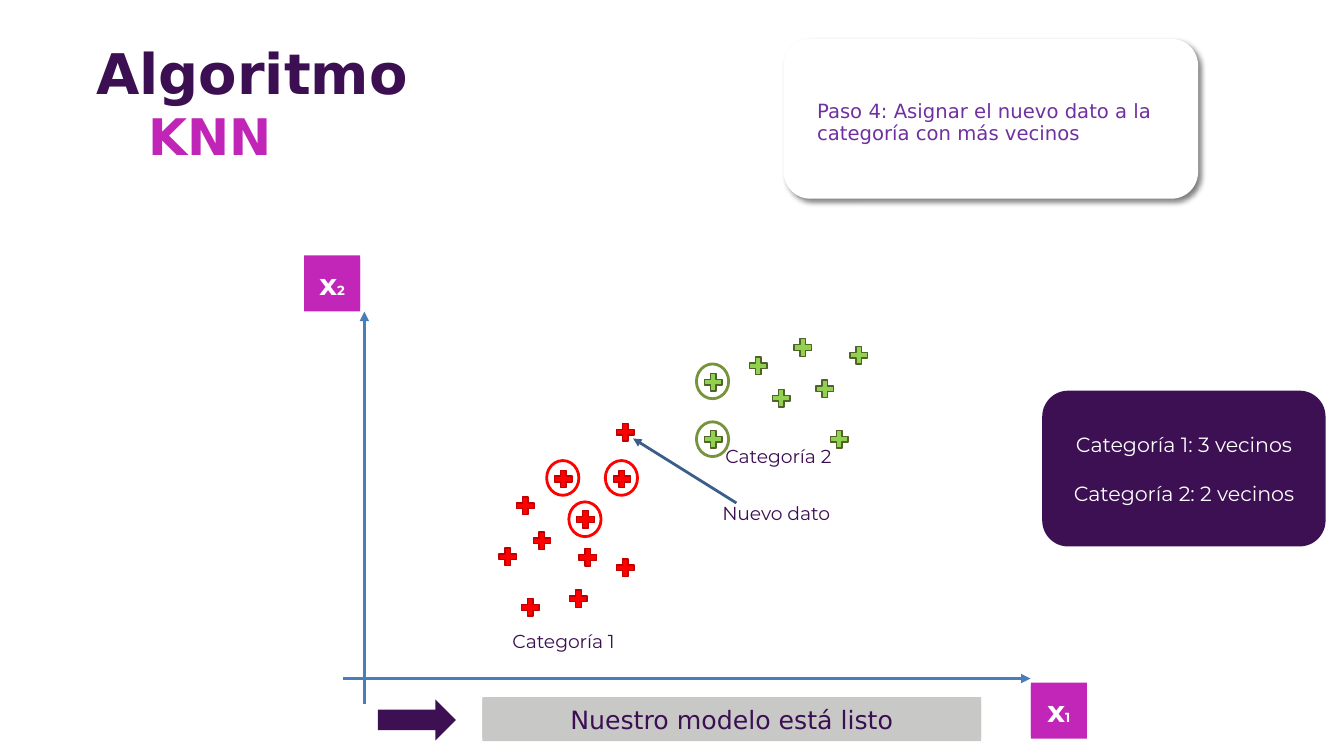
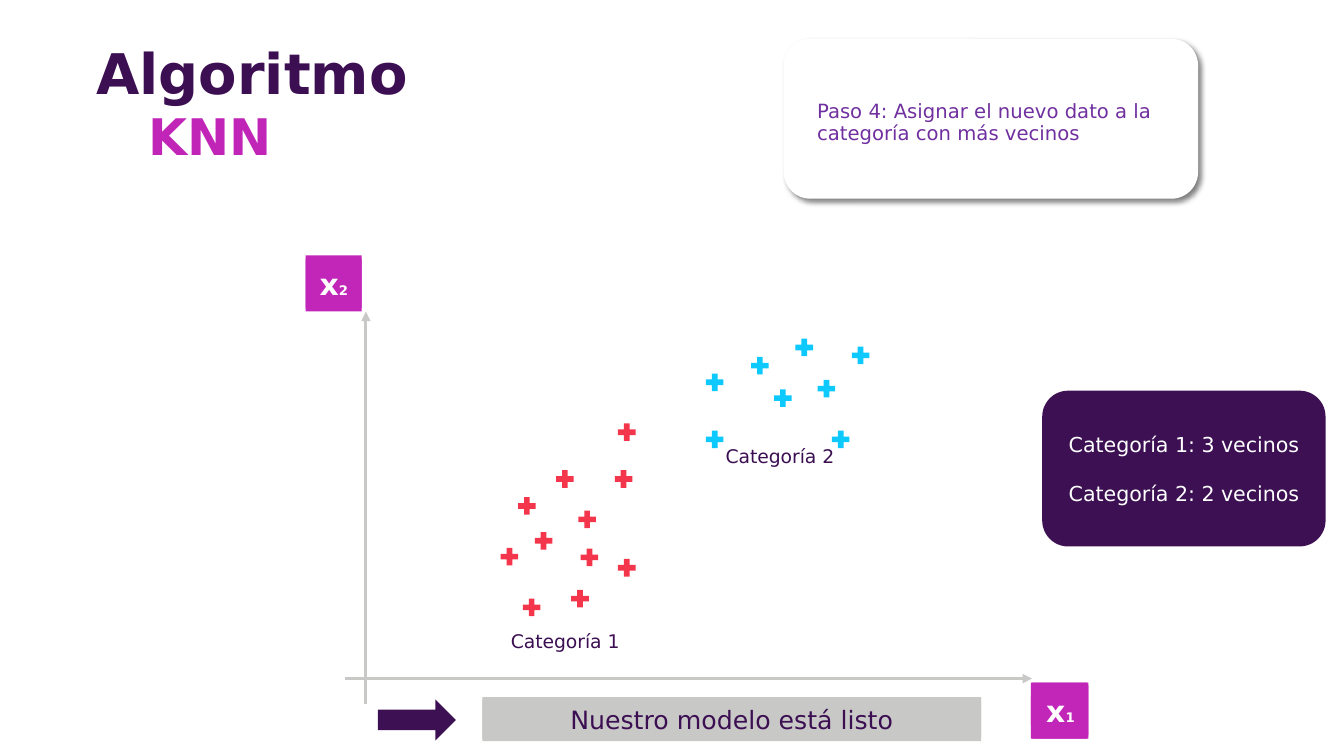
Before and after one commit to csameshiman/Axity_Curso_ML_2023, a slide deck: slide 13 of Diapositivas/Parte 03.Clasificación/03_02_KNN.pptx. Drawn at 1344x756 pixels with LibreOffice and Linux fonts; fonts in the diff are those of the drawing; background and template pictures are left out. Boxes give left, top, right and bottom in pixels: in the first picture for what was removed or moved away, otherwise in the second. Text is boxed around its words. In the diff, an @@ line names an element or a change of style, - is before the commit and + after.

```diff
--- a/Diapositivas/Parte 03.Clasificación/03_02_KNN.pptx
+++ b/Diapositivas/Parte 03.Clasificación/03_02_KNN.pptx
@@ arrow (366, 704) - (366, 312): stroke #4A7EBB 2.25 pt to #C8C9C7 2.25 pt @@
@@ fill #92D050 to #0DC9FD; outline #4F6228 1 pt to none; outline redrawn in 8 elements at <box>815,377,838,400</box>, <box>772,387,795,410</box>, <box>703,371,726,394</box>, <box>829,428,852,451</box>, <box>703,428,726,451</box>, <box>749,355,772,377</box>, <box>850,343,872,366</box>, <box>793,336,816,359</box> @@
@@ ellipse removed at <box>697,364,729,398</box> @@
@@ arrow removed from (737, 503) to (633, 439) @@
@@ ellipse removed at <box>697,422,729,457</box> @@
@@ font Montserrat to DejaVu Sans in 4 elements at <box>1069,435,1299,506</box>, <box>306,259,362,309</box>, <box>511,633,620,652</box>, <box>726,448,834,467</box> @@
@@ ellipse removed at <box>546,461,579,495</box> @@
@@ ellipse removed at <box>606,461,638,495</box> @@
@@ fill #FF0000 to #F4364C; outline #C00000 1 pt to none; outline redrawn in 11 elements at <box>498,545,521,568</box>, <box>532,529,555,552</box>, <box>575,508,598,531</box>, <box>553,468,576,490</box>, <box>568,587,591,610</box>, <box>520,596,543,618</box>, <box>578,546,601,569</box>, <box>613,468,636,490</box>, <box>616,556,639,579</box>, <box>616,421,639,444</box>, <box>516,495,539,518</box> @@
@@ ellipse removed at <box>569,502,601,536</box> @@
@@ text removed at <box>722,502,830,520</box> @@
-Nuevo dato
@@ arrow (345, 679) - (1032, 679): stroke #4A7EBB 2.25 pt to #C8C9C7 2.25 pt @@
@@ rectangle added at <box>1032,683,1089,739</box>, fill #C126B8 @@
@@ rectangle added at <box>1032,686,1089,735</box>, fill #C126B8, 21.3 pt, text #FFFFFF, bold @@
+x1
@@ rectangle "1": place and size @@
-rectangle "1" at <box>1031,686,1088,735</box>
+rectangle "1" at <box>1031,696,1088,725</box>
```
Also in this commit, not shown: 9 other slides changed, 2 slides added.
